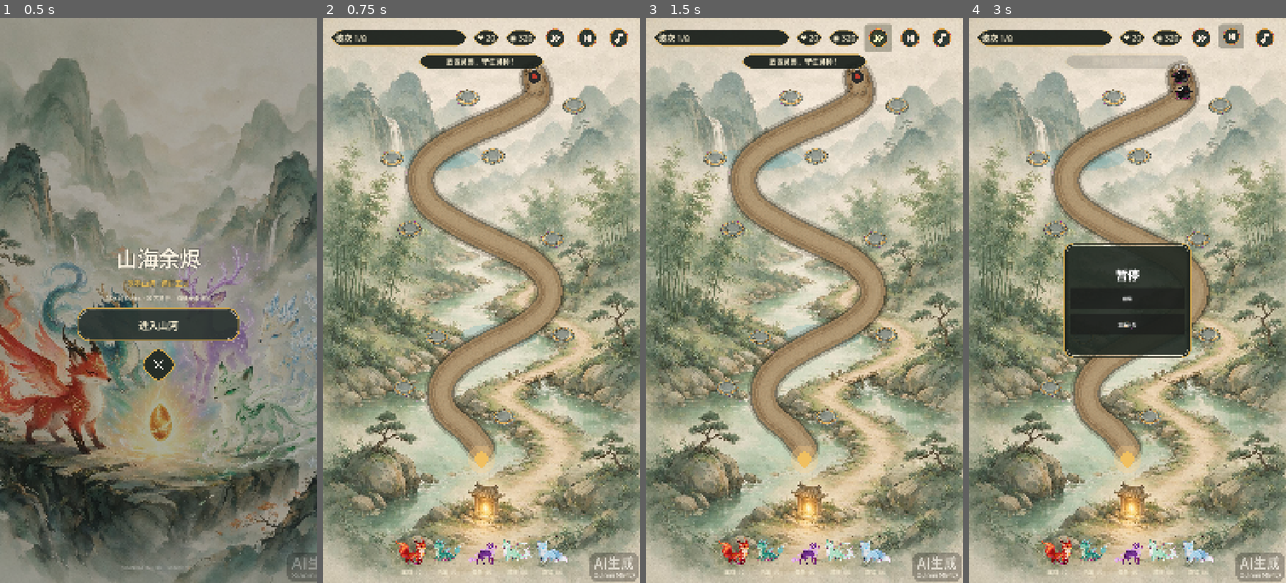
Above: before the commit, frames 1-4 (left to right).
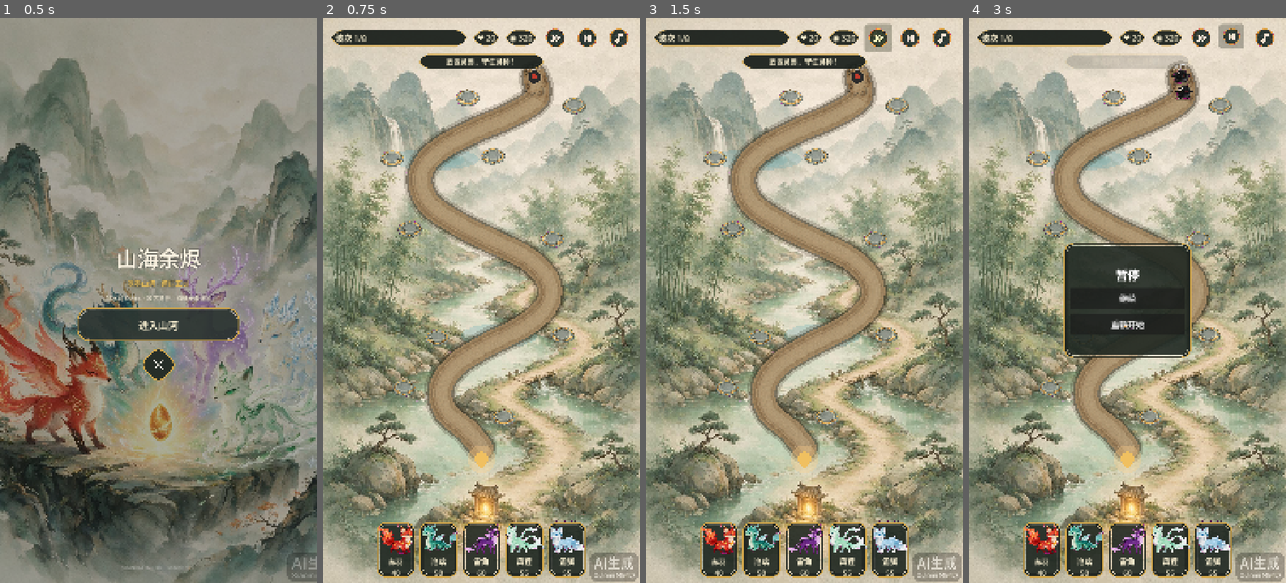
Above: after the commit, the same moments.

Repository: wnzc/MountainSeaAshes
Game: Godot game, scene res://scenes/ui/title_screen.tscn
Same seed, same stepped clock (60 frames per second), same inputs: the game is played once before the commit and once after it.
Inputs:
- Up to frame 1 (0.5 s): no input
- Up to frame 2 (0.75 s): click "进入山河" at 0.5 s
- Up to frame 3 (1.5 s): click "×1" at 1.25 s
- Up to frame 4 (3 s): click "×2" at 2 s; click "Ⅱ" at 2.75 s

Frame 1 is identical in both runs. In frame 2, 5.6% of the frame differs, in the area x 17-83%, y 88-100%; in frame 3, 5.6%; in frame 4, 5.8%, in the area x 17-83%, y 48-100%.

Commit message:
ui: larger framed spirit cards and mobile-sized upgrade text
- Spirit cards 136x188 with plate frames and 26px captions
- Slot panel title 36px, meta 24px, action buttons 28px / 72px tall
- Card bar and panel sit clear of the map trail; HTML preview matches

Diff:
--- a/godot/scenes/battle/battle.tscn
+++ b/godot/scenes/battle/battle.tscn
@@ -106,11 +106,11 @@
 anchor_top = 1.0
 anchor_right = 1.0
 anchor_bottom = 1.0
-offset_left = 20.0
-offset_top = -170.0
-offset_right = -20.0
-offset_bottom = -24.0
-theme_override_constants/separation = 12
+offset_left = 12.0
+offset_top = -210.0
+offset_right = -12.0
+offset_bottom = -16.0
+theme_override_constants/separation = 10
 alignment = 1
 
 [node name="SlotPanel" type="PanelContainer" parent="UI"]
@@ -119,10 +119,10 @@
 anchor_top = 1.0
 anchor_right = 1.0
 anchor_bottom = 1.0
-offset_left = 40.0
-offset_top = -380.0
-offset_right = -40.0
-offset_bottom = -190.0
+offset_left = 24.0
+offset_top = -480.0
+offset_right = -24.0
+offset_bottom = -220.0
 
 [node name="VBox" type="VBoxContainer" parent="UI/SlotPanel"]
 layout_mode = 2
@@ -130,12 +130,13 @@
 
 [node name="Title" type="Label" parent="UI/SlotPanel/VBox"]
 layout_mode = 2
-theme_override_font_sizes/font_size = 28
+theme_override_font_sizes/font_size = 36
 text = "沧璃 Lv.1"
 
 [node name="Meta" type="Label" parent="UI/SlotPanel/VBox"]
 layout_mode = 2
-theme_override_font_sizes/font_size = 20
+theme_override_font_sizes/font_size = 24
+autowrap_mode = 3
 text = "伤害 · 范围 · 共鸣"
 
 [node name="Actions" type="HBoxContainer" parent="UI/SlotPanel/VBox"]
@@ -143,13 +144,17 @@
 theme_override_constants/separation = 12
 
 [node name="BtnUpgrade" type="Button" parent="UI/SlotPanel/VBox/Actions"]
+custom_minimum_size = Vector2(0, 72)
 layout_mode = 2
 size_flags_horizontal = 3
+theme_override_font_sizes/font_size = 28
 text = "升级 55"
 
 [node name="BtnSell" type="Button" parent="UI/SlotPanel/VBox/Actions"]
+custom_minimum_size = Vector2(0, 72)
 layout_mode = 2
 size_flags_horizontal = 3
+theme_override_font_sizes/font_size = 28
 text = "撤回"
 
 [node name="PausePanel" type="PanelContainer" parent="UI"]
--- a/godot/scripts/battle/battle.gd
+++ b/godot/scripts/battle/battle.gd
@@ -415,38 +415,67 @@
 	]:
 		_wire_click_fx(b)
 
-	# 面板文字浅色
+	# 面板文字（手机可读）
 	for lab in [slot_panel_title, slot_panel_meta, result_title, result_stats]:
 		lab.add_theme_color_override("font_color", Color(0.98, 0.94, 0.82))
-	slot_panel_meta.add_theme_color_override("font_color", Color(0.85, 0.8, 0.68))
-
-	# 底部灵兽卡：立绘按钮
+	slot_panel_title.add_theme_font_size_override("font_size", 36)
+	slot_panel_meta.add_theme_font_size_override("font_size", 24)
+	result_title.add_theme_font_size_override("font_size", 44)
+	result_stats.add_theme_font_size_override("font_size", 24)
+	slot_panel_meta.add_theme_color_override("font_color", Color(0.9, 0.86, 0.74))
+	slot_panel_meta.autowrap_mode = TextServer.AUTOWRAP_WORD_SMART
+	btn_upgrade.add_theme_font_size_override("font_size", 28)
+	btn_sell.add_theme_font_size_override("font_size", 28)
+	btn_upgrade.custom_minimum_size = Vector2(0, 72)
+	btn_sell.custom_minimum_size = Vector2(0, 72)
+	$UI/PausePanel/VBox/BtnResume.add_theme_font_size_override("font_size", 28)
+	$UI/PausePanel/VBox/BtnRestart.add_theme_font_size_override("font_size", 28)
+	$UI/ResultPanel/VBox/BtnRetry.add_theme_font_size_override("font_size", 28)
+	$UI/ResultPanel/VBox/BtnHome.add_theme_font_size_override("font_size", 28)
+
+	# 底部灵兽卡：更大立绘 + 边框，避免压住路线中段
+	var card_plate: Texture2D = load("res://assets/ui/panel_dialog.png")
 	for id in DataRegistry.SPIRIT_ORDER:
 		var cfg: Dictionary = DataRegistry.SPIRITS[id]
 		var card := Button.new()
-		card.custom_minimum_size = Vector2(108, 140)
+		card.custom_minimum_size = Vector2(136, 188)
 		card.clip_text = false
 		card.focus_mode = Control.FOCUS_NONE
-		_style_button(card, btn_style, btn_hover, btn_focus)
+		if card_plate:
+			var csb := StyleBoxTexture.new()
+			csb.texture = card_plate
+			csb.texture_margin_left = 28
+			csb.texture_margin_right = 28
+			csb.texture_margin_top = 28
+			csb.texture_margin_bottom = 28
+			csb.content_margin_left = 10
+			csb.content_margin_right = 10
+			csb.content_margin_top = 8
+			csb.content_margin_bottom = 8
+			for st in ["normal", "hover", "pressed", "focus", "disabled"]:
+				card.add_theme_stylebox_override(st, csb)
+		else:
+			_style_button(card, btn_style, btn_hover, btn_focus)
 		var box := VBoxContainer.new()
 		box.mouse_filter = Control.MOUSE_FILTER_IGNORE
 		box.set_anchors_preset(Control.PRESET_FULL_RECT)
+		box.alignment = BoxContainer.ALIGNMENT_CENTER
 		card.add_child(box)
 
 		var icon := TextureRect.new()
 		icon.texture = load(cfg["sprite"]) if ResourceLoader.exists(cfg["sprite"]) else null
 		icon.expand_mode = TextureRect.EXPAND_IGNORE_SIZE
 		icon.stretch_mode = TextureRect.STRETCH_KEEP_ASPECT_CENTERED
-		icon.custom_minimum_size = Vector2(88, 88)
+		icon.custom_minimum_size = Vector2(108, 108)
 		icon.size_flags_vertical = Control.SIZE_EXPAND_FILL
 		icon.mouse_filter = Control.MOUSE_FILTER_IGNORE
 		box.add_child(icon)
 
 		var caption := Label.new()
-		caption.text = "%s  %d" % [cfg["name"], cfg["cost"]]
+		caption.text = "%s\n%d" % [cfg["name"], cfg["cost"]]
 		caption.horizontal_alignment = HORIZONTAL_ALIGNMENT_CENTER
-		caption.add_theme_font_size_override("font_size", 18)
-		caption.add_theme_color_override("font_color", Color(0.95, 0.92, 0.82))
+		caption.add_theme_font_size_override("font_size", 26)
+		caption.add_theme_color_override("font_color", Color(0.98, 0.94, 0.82))
 		caption.mouse_filter = Control.MOUSE_FILTER_IGNORE
 		box.add_child(caption)
 
@@ -617,7 +646,7 @@
 	var cfg: Dictionary = spirit["config"]
 	var el: int = cfg["element"]
 	slot_panel_title.text = "%s %s  Lv.%d" % [DataRegistry.element_name(el), cfg["name"], spirit["level"]]
-	slot_panel_meta.text = "%s\n伤害 %d · 范围 %d · 共鸣 ×%.2f" % [
+	slot_panel_meta.text = "%s\n伤害 %d   范围 %d   共鸣 ×%.2f" % [
 		cfg["desc"], int(spirit["damage"]), int(spirit["range"]), spirit["resonance_bonus"]
 	]
 	var up = get_upgrade_cost(spirit)
Not shown, changed: css/style.css
Not shown, changed: css/ui-polish.css
